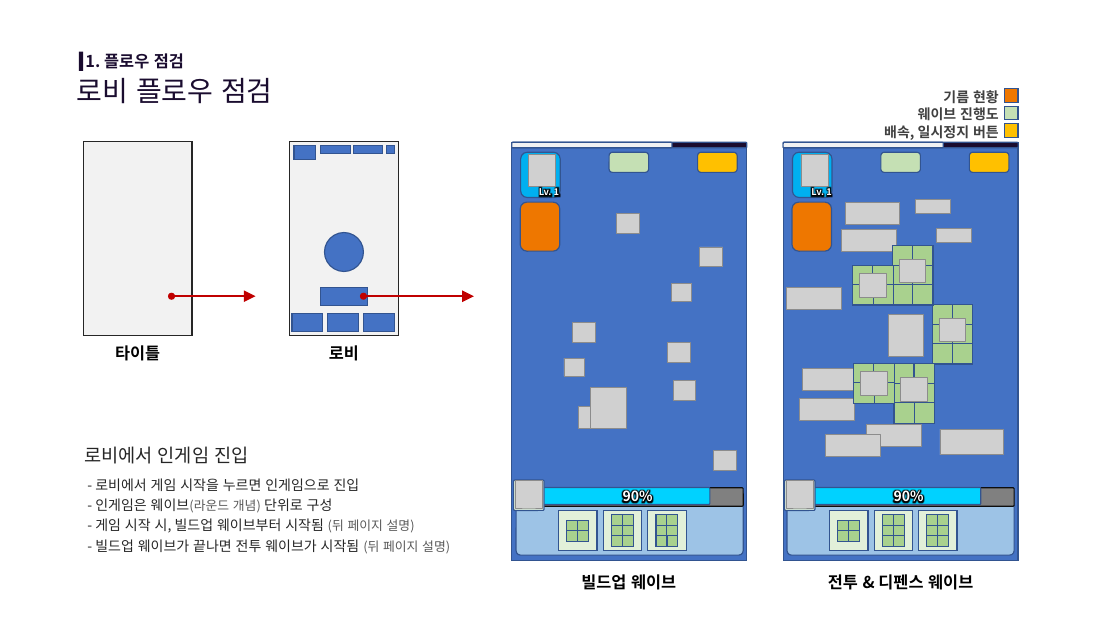
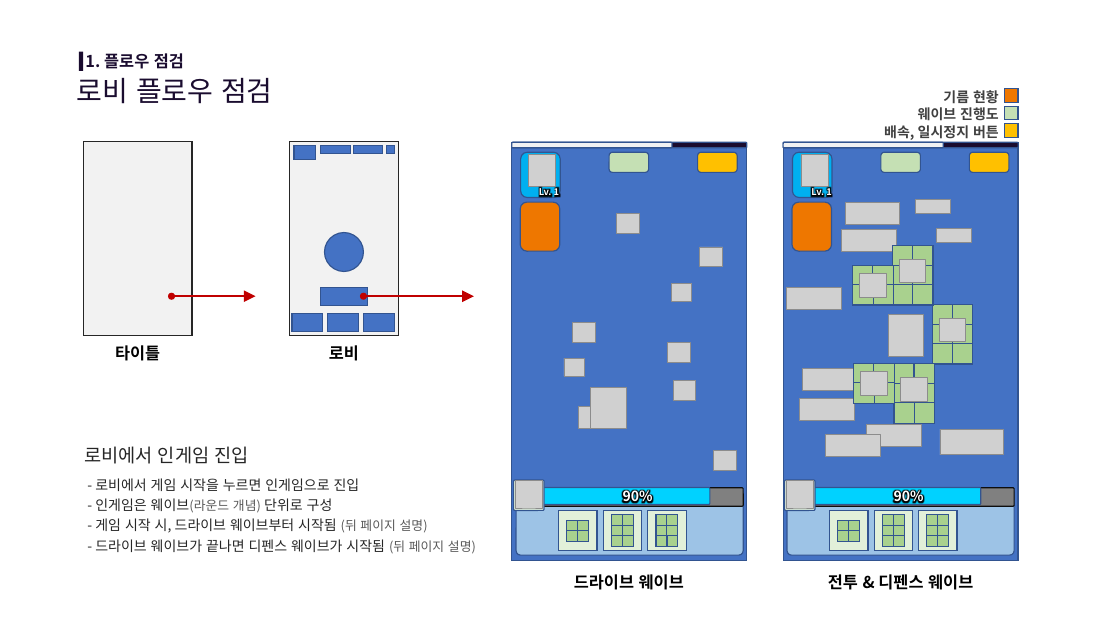
Before and after one commit to scorchLand/kci, a slide deck: slide 5 of 기획서/트럭 문서.pptx. Drawn at 1120x630 pixels with LibreOffice and Linux fonts; fonts in the diff are those of the drawing; grey boxes stand for pictures; background and template pictures are left out. Boxes give left, top, right and bottom in pixels: in the first picture for what was removed or moved away, otherwise in the second. Text is boxed around its words. In the diff, an @@ line names an element or a change of style, - is before the commit and + after.

```diff
--- a/기획서/트럭 문서.pptx
+++ b/기획서/트럭 문서.pptx
@@ text at <box>95,518,476,554</box>: text changed @@
-- 게임 시작 시, 빌드업 웨이브부터 시작됨 (뒤 페이지 설명)
-- 빌드업 웨이브가 끝나면 전투 웨이브가 시작됨 (뒤 페이지 설명)
+- 게임 시작 시, 드라이브 웨이브부터 시작됨 (뒤 페이지 설명)
+- 드라이브 웨이브가 끝나면 디펜스 웨이브가 시작됨 (뒤 페이지 설명)
@@ text at <box>574,574,684,590</box>: text changed @@
-빌드업 웨이브
+드라이브 웨이브
```
Also in this commit, not shown: 17 other slides changed, 12 other files.
